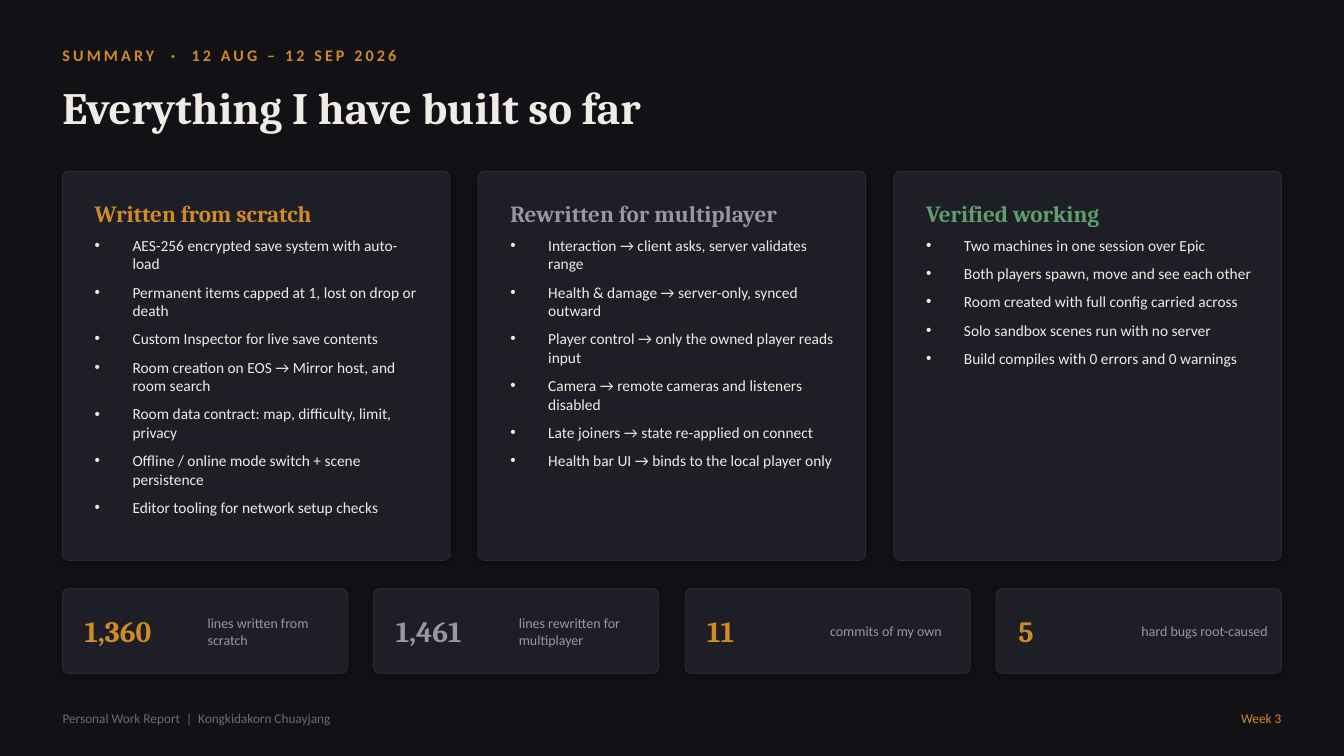
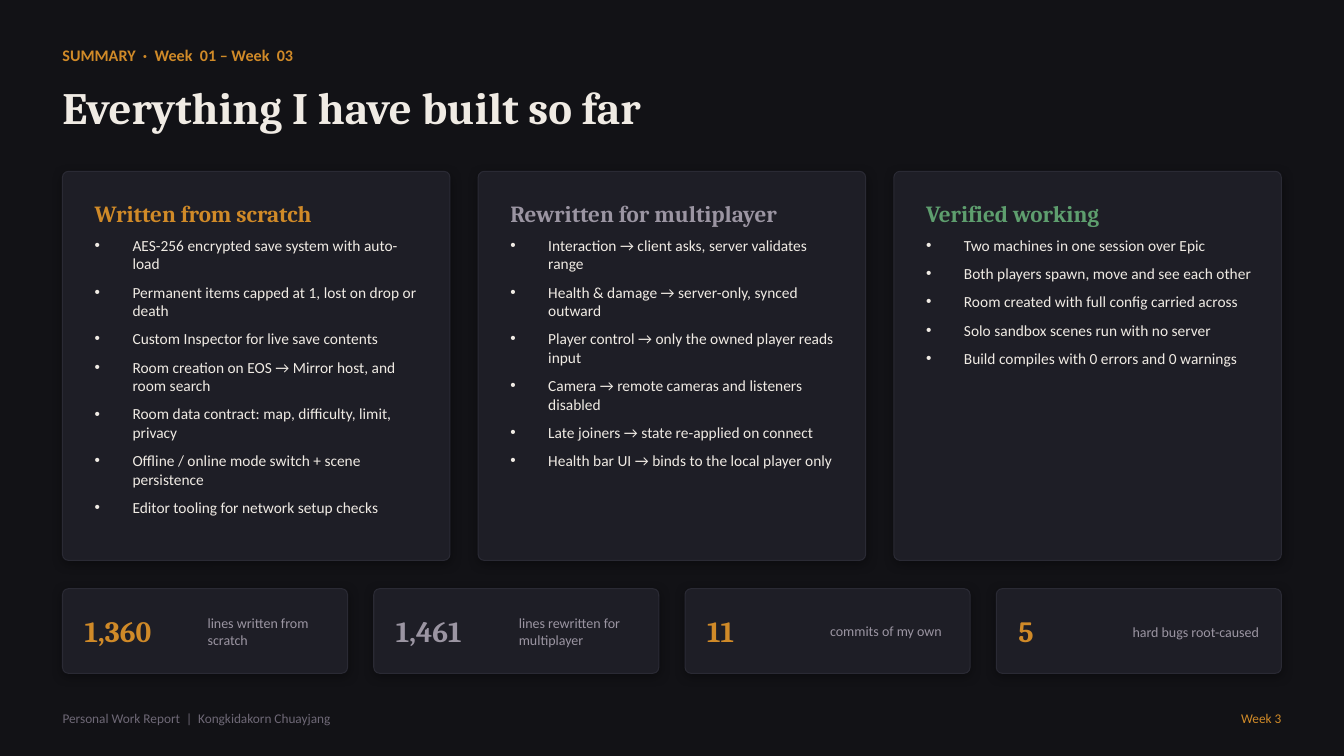
Before and after one commit to AtirojDev12/Pre-Thesis, a slide deck: slide 10 of Kong & Head Pro Grammer Presentation/Pre-Thesis_MyWork_Week3.pptx. Drawn at 1344x756 pixels with LibreOffice and Linux fonts; fonts in the diff are those of the drawing. Boxes give left, top, right and bottom in pixels: in the first picture for what was removed or moved away, otherwise in the second. Text is boxed around its words. In the diff, an @@ line names an element or a change of style, - is before the commit and + after.

Commit message:
Add and update Pre-Thesis presentation files
Add multiple PDF and PPTX presentation files to 'Kong & Head Pro Grammer Presentation' (Portfolio, HeadProgrammer Week3/Week4 PDFs and PPTX, MyWork Week3/Week4 PDFs and PPTX, MyWork_AllWeeks.pptx). Update existing Week3 PPTX files. Remove obsolete Week1 PPTX files (Pre-Thesis_HeadProgrammer_Week1.pptx and Pre-Thesis_MyWork_Mrk_Week1.pptx).

```diff
--- a/Kong & Head Pro Grammer Presentation/Pre-Thesis_MyWork_Week3.pptx
+++ b/Kong & Head Pro Grammer Presentation/Pre-Thesis_MyWork_Week3.pptx
@@ text at (62,49,293,61): text changed @@
-SUMMARY · 12 AUG – 12 SEP 2026
+SUMMARY · Week 01 – Week 03
@@ text "hard bugs root-caused": place and size @@
-text "hard bugs root-caused" at (1141,626,1267,639)
+text "hard bugs root-caused" at (1133,627,1258,640)
```
Also in this commit, not shown: 9 other slides changed, 12 other files.
